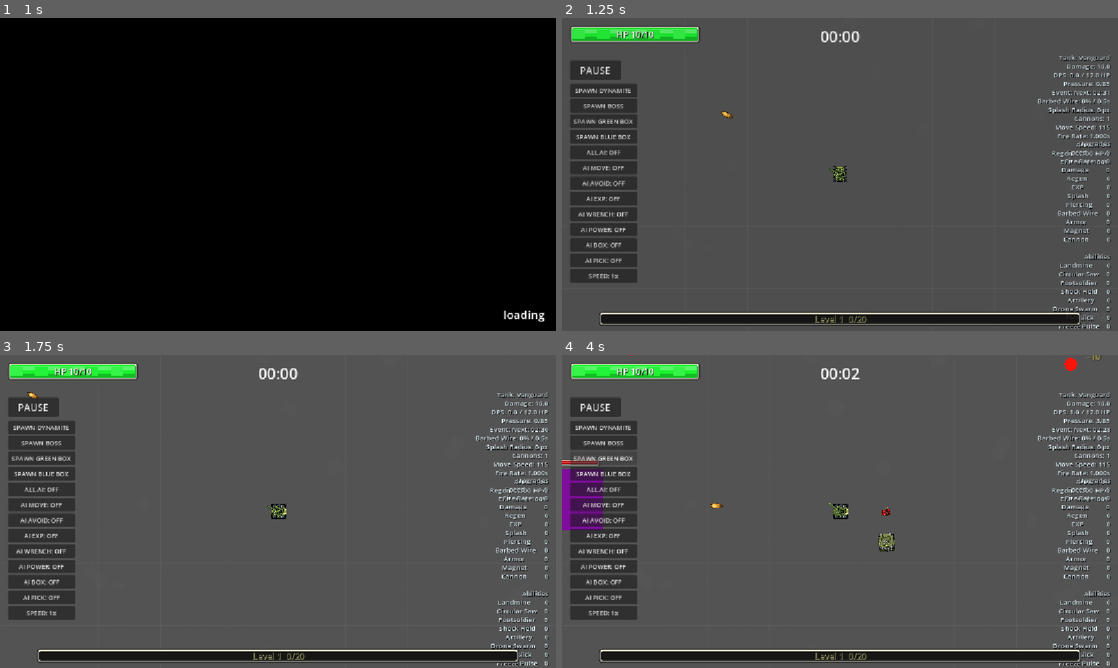
Above: before the commit, frames 1-4 (two rows, left to right).
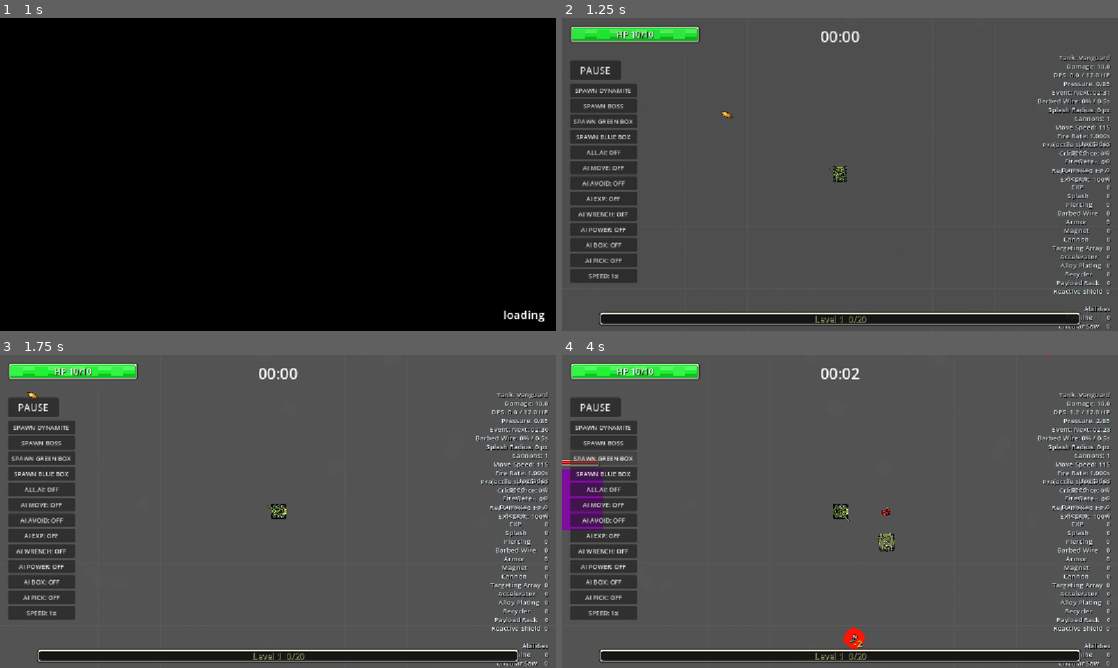
Above: after the commit, the same moments.

Repository: satoshimatos/autonomous-survivor
Game: Godot game, scene res://scenes/core/main_menu.tscn
The game is run twice, just before and just after one commit, with the same random seed, the same clock (stepped at 60 frames per second) and the same inputs.
Inputs:
- Up to frame 1 (1 s): click "Play" at 0.5 s
- Up to frame 2 (1.25 s): no input
- Up to frame 3 (1.75 s): hold D (move_right) from 1.28 s (still down)
- Up to frame 4 (4 s): release D (move_right) at 2 s; click "SPAWN DYNAMITE" at 2 s; click "SPAWN BOSS" at 2.75 s; click "SPAWN GREEN BOX" at 3.5 s

Frame 1 is identical in both runs. In frame 2, 1.1% of the frame differs, in the area x 86-99%, y 39-100%; in frame 3, 1.2%; in frame 4, 1.5%, in the area x 12-99%, y 0-100%.

Commit message:
Add accessory upgrade branch

Diff:
--- a/scripts/core/main.gd
+++ b/scripts/core/main.gd
@@ -762,6 +762,8 @@
 
 	if low_health_upgrade_timer >= LOW_HEALTH_REGEN_PRIORITY_TIME and displayed_upgrades.has("regeneration"):
 		return "regeneration"
+	if player != null and player.health < player.max_health and displayed_upgrades.has("alloy_plating"):
+		return "alloy_plating"
 
 	return displayed_upgrades.pick_random()
 
@@ -1078,6 +1080,8 @@
 	if not mass_damage_active:
 		try_drop_dynamite.call_deferred(enemy_position)
 		try_drop_wrench.call_deferred(enemy_position)
+	if player != null and player.has_method("try_recycler_heal"):
+		player.try_recycler_heal(false)
 
 
 func apply_elite_death_payload(enemy_position: Vector2, death_payload: Dictionary) -> void:
@@ -1139,6 +1143,8 @@
 	if not mass_damage_active:
 		try_drop_dynamite.call_deferred(enemy_position)
 		try_drop_wrench.call_deferred(enemy_position)
+	if player != null and player.has_method("try_recycler_heal"):
+		player.try_recycler_heal(true)
 
 
 func queue_exp_drops(enemy_position: Vector2, drop_count: int, exp_drop_min_tier: int = BLUE_ORB_TIER) -> void:
@@ -1522,7 +1528,9 @@
 
 	var exp_multiplier_percent := int(round((1.0 + float(player.exp_bonus_level) * 0.25) * 100.0))
 	var armor_percent := int(round(player.get_armor_damage_reduction() * 100.0)) if player.has_method("get_armor_damage_reduction") else 0
-	stats_label.text = "Tank: %s\nDamage: %.1f\nDPS: %.1f / %.1f HP\nPressure: %s/%s\nEvent: %s\nBarbed Wire: %.0f%% / 0.5s\nSplash Radius: %.0f px\nCannons: %s\nMove Speed: %.0f\nFire Rate: %.3fs\nArmor: %s%%\nRegen: %.3f HP/s\nEXP Mult: %s%%" % [
+	var crit_percent: int = int(round(player.get_crit_chance() * 100.0)) if player.has_method("get_crit_chance") else 0
+	var projectile_speed: float = player.get_projectile_speed() if player.has_method("get_projectile_speed") else 500.0
+	stats_label.text = "Tank: %s\nDamage: %.1f\nDPS: %.1f / %.1f HP\nPressure: %s/%s\nEvent: %s\nBarbed Wire: %.0f%% / 0.5s\nSplash Radius: %.0f px\nCannons: %s\nMove Speed: %.0f\nFire Rate: %.3fs\nProjectile Speed: %.0f\nCrit Chance: %s%%\nArmor: %s%%\nRegen: %.3f HP/s\nEXP Mult: %s%%" % [
 		player.selected_tank_name,
 		player.attack_damage,
 		player_dps,
@@ -1535,6 +1543,8 @@
 		1 + player.cannon_level,
 		player.speed,
 		player.fire_interval,
+		projectile_speed,
+		crit_percent,
 		armor_percent,
 		regen_per_second,
 		exp_multiplier_percent
@@ -1582,6 +1592,12 @@
 		"speed": player.speed_level,
 		"armor": player.armor_level,
 		"cannon": player.cannon_level,
+		"targeting_array": player.targeting_array_level,
+		"accelerator": player.accelerator_level,
+		"alloy_plating": player.alloy_plating_level,
+		"recycler": player.recycler_level,
+		"payload_rack": player.payload_rack_level,
+		"reactive_shield": player.reactive_shield_level,
 		"piercing": player.piercing_level,
 		"splash": player.splash_level,
 		"magnet": player.magnet_level,
@@ -1605,6 +1621,12 @@
 	add_build_entry(entries, "Speed", player.speed_level)
 	add_build_entry(entries, "Armor", player.armor_level)
 	add_build_entry(entries, "Cannon", player.cannon_level)
+	add_build_entry(entries, "Targeting Array", player.targeting_array_level)
+	add_build_entry(entries, "Accelerator", player.accelerator_level)
+	add_build_entry(entries, "Alloy Plating", player.alloy_plating_level)
+	add_build_entry(entries, "Recycler", player.recycler_level)
+	add_build_entry(entries, "Payload Rack", player.payload_rack_level)
+	add_build_entry(entries, "Reactive Shield", player.reactive_shield_level)
 	add_build_entry(entries, "Piercing", player.piercing_level)
 	add_build_entry(entries, "Splash", player.splash_level)
 	add_build_entry(entries, "Magnet", player.magnet_level)
@@ -1658,6 +1680,12 @@
 		format_upgrade_inventory_row("Armor", player.armor_level),
 		format_upgrade_inventory_row("Magnet", player.magnet_level),
 		format_upgrade_inventory_row("Cannon", player.cannon_level),
+		format_upgrade_inventory_row("Targeting Array", player.targeting_array_level),
+		format_upgrade_inventory_row("Accelerator", player.accelerator_level),
+		format_upgrade_inventory_row("Alloy Plating", player.alloy_plating_level),
+		format_upgrade_inventory_row("Recycler", player.recycler_level),
+		format_upgrade_inventory_row("Payload Rack", player.payload_rack_level),
+		format_upgrade_inventory_row("Reactive Shield", player.reactive_shield_level),
 		"",
 		"Abilities",
 		format_upgrade_inventory_row("Landmine", player.landmine_level),
--- a/scripts/player/player.gd
+++ b/scripts/player/player.gd
@@ -38,6 +38,12 @@
 var armor_level: int = 0
 var magnet_level: int = 0
 var cannon_level: int = 0
+var targeting_array_level: int = 0
+var accelerator_level: int = 0
+var alloy_plating_level: int = 0
+var recycler_level: int = 0
+var payload_rack_level: int = 0
+var reactive_shield_level: int = 0
 var barbed_wire_cooldowns := {}
 var selected_tank_id: String = "vanguard"
 var selected_tank_name: String = "Vanguard"
@@ -89,6 +95,18 @@
 		"requirements": {"drone_swarm": 2, "cannon": 3, "fire_rate": 4},
 		"effects": {"drone_swarm_level_bonus": 2, "cannon_projectile_bonus": 1, "projectile_damage_multiplier": 1.1, "projectile_scale": 1.12},
 	},
+	{
+		"id": "critical_payload",
+		"name": "Critical Payload",
+		"requirements": {"targeting_array": 3, "payload_rack": 3, "damage": 4},
+		"effects": {"crit_chance_bonus": 0.12, "crit_multiplier_bonus": 0.35, "splash_damage_multiplier": 1.2, "projectile_scale": 1.1},
+	},
+	{
+		"id": "repair_loop",
+		"name": "Repair Loop",
+		"requirements": {"recycler": 3, "alloy_plating": 3, "reactive_shield": 2},
+		"effects": {"recycler_heal_chance_bonus": 0.08, "armor_reduction_bonus": 0.05},
+	},
 ]
 
 const PROJECTILE = preload("uid://bkslemqb5h4g1")
@@ -120,6 +138,15 @@
 const MAGNET_BASE_RADIUS: float = 86.0
 const MAGNET_RADIUS_PER_LEVEL: float = 38.0
 const CANNON_SPREAD_DEGREES: float = 12.0
+const TARGETING_ARRAY_CRIT_CHANCE_PER_LEVEL: float = 0.04
+const TARGETING_ARRAY_CRIT_MULTIPLIER: float = 1.5
+const ACCELERATOR_PROJECTILE_SPEED_PER_LEVEL: float = 0.12
+const ALLOY_PLATING_HEALTH_PER_LEVEL: int = 2
+const RECYCLER_HEAL_CHANCE_PER_LEVEL: float = 0.025
+const RECYCLER_BOSS_HEAL_AMOUNT: int = 3
+const PAYLOAD_RACK_SPLASH_RADIUS_PER_LEVEL: float = 6.0
+const PAYLOAD_RACK_SPLASH_DAMAGE_PER_LEVEL: float = 0.06
+const REACTIVE_SHIELD_I_WINDOW_PER_LEVEL: float = 0.08
 
 @onready var camera: Camera2D = $Camera2D
 @onready var tank_base: Sprite2D = $TankBase
@@ -597,7 +624,24 @@
 
 
 func get_valid_upgrade_ids() -> Array[String]:
-	var valid_upgrades: Array[String] = ["speed", "fire_rate", "damage", "exp", "splash", "piercing", "barbed_wire", "armor", "magnet", "cannon"]
+	var valid_upgrades: Array[String] = [
+		"speed",
+		"fire_rate",
+		"damage",
+		"exp",
+		"splash",
+		"piercing",
+		"barbed_wire",
+		"armor",
+		"magnet",
+		"cannon",
+		"targeting_array",
+		"accelerator",
+		"alloy_plating",
+		"recycler",
+		"payload_rack",
+		"reactive_shield",
+	]
 	if can_upgrade_regeneration():
 		valid_upgrades.append("regeneration")
 
@@ -630,6 +674,18 @@
 			magnet_level += 1
 		"cannon":
 			cannon_level += 1
+		"targeting_array":
+			targeting_array_level += 1
+		"accelerator":
+			accelerator_level += 1
+		"alloy_plating":
+			upgrade_alloy_plating()
+		"recycler":
+			recycler_level += 1
+		"payload_rack":
+			payload_rack_level += 1
+		"reactive_shield":
+			upgrade_reactive_shield()
 	update_evolutions()
 
 
@@ -651,10 +707,22 @@
 
 
 func get_splash_radius() -> float:
-	if splash_level <= 0:
+	if splash_level <= 0 and payload_rack_level <= 0:
 		return 0.0
 
-	return 10.0 + float(splash_level - 1) * 5.0 + get_evolution_effect_value("splash_radius_bonus")
+	var upgrade_radius := 0.0
+	if splash_level > 0:
+		upgrade_radius = 10.0 + float(splash_level - 1) * 5.0
+
+	return upgrade_radius + get_payload_splash_radius_bonus() + get_evolution_effect_value("splash_radius_bonus")
+
+
+func get_payload_splash_radius_bonus() -> float:
+	return float(payload_rack_level) * PAYLOAD_RACK_SPLASH_RADIUS_PER_LEVEL
+
+
+func get_splash_damage_multiplier() -> float:
+	return (1.0 + float(payload_rack_level) * PAYLOAD_RACK_SPLASH_DAMAGE_PER_LEVEL) * get_evolution_effect_multiplier("splash_damage_multiplier")
 
 
 func spawn_muzzle_burst() -> void:
@@ -727,6 +795,20 @@
 	return piercing_level + 1 + int(get_evolution_effect_value("piercing_bonus"))
 
 
+func get_projectile_speed() -> float:
+	return 500.0 * (1.0 + float(accelerator_level) * ACCELERATOR_PROJECTILE_SPEED_PER_LEVEL)
+
+
+func get_crit_chance() -> float:
+	return min(float(targeting_array_level) * TARGETING_ARRAY_CRIT_CHANCE_PER_LEVEL + get_evolution_effect_value("crit_chance_bonus"), 0.75)
+
+
+func get_crit_multiplier() -> float:
+	if targeting_array_level <= 0:
+		return 1.0
+	return TARGETING_ARRAY_CRIT_MULTIPLIER + get_evolution_effect_value("crit_multiplier_bonus")
+
+
 func fire_projectile_volley(target_direction: Vector2) -> void:
 	var projectile_count := 1 + cannon_level + int(get_evolution_effect_value("cannon_projectile_bonus"))
 	var spread_radians := deg_to_rad(CANNON_SPREAD_DEGREES)
@@ -737,7 +819,11 @@
 			"direction": direction,
 			"damage": attack_damage * get_evolution_effect_multiplier("projectile_damage_multiplier"),
 			"splash_radius": get_splash_radius(),
+			"splash_damage_multiplier": get_splash_damage_multiplier(),
 			"max_piercing_hp": get_projectile_hp(),
+			"speed": get_projectile_speed(),
+			"critical_chance": get_crit_chance(),
+			"critical_multiplier": get_crit_multiplier(),
 			"projectile_scale": get_evolution_projectile_scale(),
 			"fade_in_duration": 0.08,
 		}
@@ -747,12 +833,36 @@
 		else:
 			var proj = PROJECTILE.instantiate()
 			get_tree().current_scene.add_child(proj)
+			proj.global_position = global_position + direction * 32.0
 			proj.launch(projectile_config)
-			proj.global_position = global_position + direction * 32.0
 
 
 func get_armor_damage_reduction() -> float:
 	return min(float(armor_level) * ARMOR_DAMAGE_REDUCTION_PER_LEVEL + get_evolution_effect_value("armor_reduction_bonus"), ARMOR_MAX_DAMAGE_REDUCTION)
+
+
+func upgrade_alloy_plating() -> void:
+	alloy_plating_level += 1
+	max_health += ALLOY_PLATING_HEALTH_PER_LEVEL
+	health = min(health + ALLOY_PLATING_HEALTH_PER_LEVEL, max_health)
+
+
+func upgrade_reactive_shield() -> void:
+	reactive_shield_level += 1
+	i_window += REACTIVE_SHIELD_I_WINDOW_PER_LEVEL
+
+
+func try_recycler_heal(is_boss: bool = false) -> void:
+	if recycler_level <= 0 or is_dead or health >= max_health:
+		return
+
+	if is_boss:
+		health = min(health + RECYCLER_BOSS_HEAL_AMOUNT + recycler_level, max_health)
+		return
+
+	var heal_chance: float = min(float(recycler_level) * RECYCLER_HEAL_CHANCE_PER_LEVEL + get_evolution_effect_value("recycler_heal_chance_bonus"), 0.35)
+	if randf() <= heal_chance:
+		health = min(health + 1, max_health)
 
 
 func update_evolutions() -> Array[String]:
@@ -804,6 +914,18 @@
 			return magnet_level
 		"cannon":
 			return cannon_level
+		"targeting_array":
+			return targeting_array_level
+		"accelerator":
+			return accelerator_level
+		"alloy_plating":
+			return alloy_plating_level
+		"recycler":
+			return recycler_level
+		"payload_rack":
+			return payload_rack_level
+		"reactive_shield":
+			return reactive_shield_level
 		"landmine":
 			return landmine_level
 		"circular_saw":
--- a/scripts/projectiles/projectile.gd
+++ b/scripts/projectiles/projectile.gd
@@ -1,12 +1,16 @@
 extends Area2D
 
 const COLLISION_RADIUS: float = 6.0
+const DEFAULT_SPEED: float = 500.0
 const POOLED_POSITION: Vector2 = Vector2(-100000.0, -100000.0)
 
-var speed: float = 500.0
+var speed: float = DEFAULT_SPEED
 var direction: Vector2
 var damage: float = 10.0
 var splash_radius: float = 0.0
+var splash_damage_multiplier: float = 1.0
+var critical_chance: float = 0.0
+var critical_multiplier: float = 1.0
 var max_piercing_hp: int = 1
 var piercing_hp: int = 1
 var hit_enemies := {}
@@ -33,7 +37,11 @@
 		direction = Vector2.RIGHT
 	damage = float(config.get("damage", 10.0))
 	splash_radius = float(config.get("splash_radius", 0.0))
+	splash_damage_multiplier = float(config.get("splash_damage_multiplier", 1.0))
+	critical_chance = clamp(float(config.get("critical_chance", 0.0)), 0.0, 1.0)
+	critical_multiplier = max(float(config.get("critical_multiplier", 1.0)), 1.0)
 	max_piercing_hp = int(config.get("max_piercing_hp", 1))
+	speed = float(config.get("speed", DEFAULT_SPEED))
 	projectile_scale = float(config.get("projectile_scale", 1.0))
 	projectile_texture = config.get("projectile_texture", null) as Texture2D
 	fade_in_duration = float(config.get("fade_in_duration", 0.0))
@@ -101,7 +109,7 @@
 	global_position = hit_position
 
 	if splash_radius > 0.0:
-		spawn_splash(hit_damage)
+		spawn_splash(hit_damage * splash_damage_multiplier)
 	else:
 		var actual_damage: int = area.hit(hit_damage)
 		record_player_damage(actual_damage)
@@ -199,7 +207,8 @@
 func get_damage_for_piercing_state() -> float:
 	var spent_hp: int = max(max_piercing_hp - piercing_hp, 0)
 	var damage_multiplier: float = max(1.0 - float(spent_hp) * 0.3, 0.15)
-	return damage * damage_multiplier
+	var crit_multiplier := critical_multiplier if randf() <= critical_chance else 1.0
+	return damage * damage_multiplier * crit_multiplier
 
 
 func get_splash_enemies() -> Array[Area2D]:
--- a/scripts/ui/upgrade.gd
+++ b/scripts/ui/upgrade.gd
@@ -20,6 +20,12 @@
 	"armor": {"title": "+ ARMOR", "tag": "DEFENSE", "hint": "Reduce incoming hit damage.", "synergy": ["barbed_wire", "regeneration", "circular_saw_level"]},
 	"magnet": {"title": "+ MAGNET", "tag": "ECONOMY", "hint": "Pull EXP from farther away.", "synergy": ["exp", "speed", "artillery_level"]},
 	"cannon": {"title": "+ CANNON", "tag": "MULTISHOT", "hint": "Add another cannon to each volley.", "synergy": ["damage", "fire_rate", "drone_swarm_level"]},
+	"targeting_array": {"title": "+ TARGETING ARRAY", "tag": "ACCESSORY", "hint": "Adds stacking critical hit chance.", "synergy": ["damage", "fire_rate", "cannon"]},
+	"accelerator": {"title": "+ ACCELERATOR", "tag": "ACCESSORY", "hint": "Shots travel faster and reach targets sooner.", "synergy": ["piercing", "splash", "payload_rack"]},
+	"alloy_plating": {"title": "+ ALLOY PLATING", "tag": "ACCESSORY", "hint": "Raises max health and repairs some HP.", "synergy": ["armor", "regeneration", "reactive_shield"]},
+	"recycler": {"title": "+ RECYCLER", "tag": "ACCESSORY", "hint": "Defeated enemies can repair the tank.", "synergy": ["magnet", "exp", "alloy_plating"]},
+	"payload_rack": {"title": "+ PAYLOAD RACK", "tag": "ACCESSORY", "hint": "Adds payload blast radius and splash damage.", "synergy": ["splash", "damage", "accelerator"]},
+	"reactive_shield": {"title": "+ REACTIVE SHIELD", "tag": "ACCESSORY", "hint": "Extends post-hit invulnerability windows.", "synergy": ["armor", "alloy_plating", "recycler"]},
 }
 
 @onready var buttons: Array[Button] = [
@@ -114,6 +120,18 @@
 			return player.magnet_level
 		"cannon":
 			return player.cannon_level
+		"targeting_array":
+			return player.targeting_array_level
+		"accelerator":
+			return player.accelerator_level
+		"alloy_plating":
+			return player.alloy_plating_level
+		"recycler":
+			return player.recycler_level
+		"payload_rack":
+			return player.payload_rack_level
+		"reactive_shield":
+			return player.reactive_shield_level
 		"landmine_level":
 			return player.landmine_level
 		"circular_saw_level":
@@ -155,6 +173,14 @@
 			return "Oil Slick"
 		"freeze_pulse_level":
 			return "Freeze Pulse"
+		"targeting_array":
+			return "Targeting Array"
+		"alloy_plating":
+			return "Alloy Plating"
+		"payload_rack":
+			return "Payload Rack"
+		"reactive_shield":
+			return "Reactive Shield"
 	return synergy_id.capitalize()
 
 
Not shown, changed: BACKLOG.md
Not shown, changed: README.md
Not shown, changed: docs/GAME_COMPENDIUM.md
